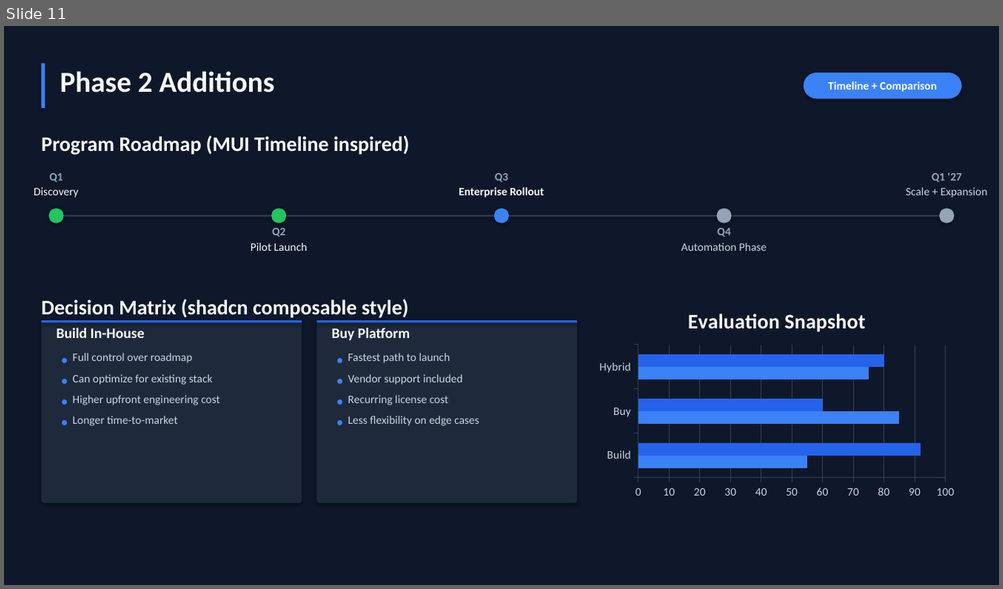
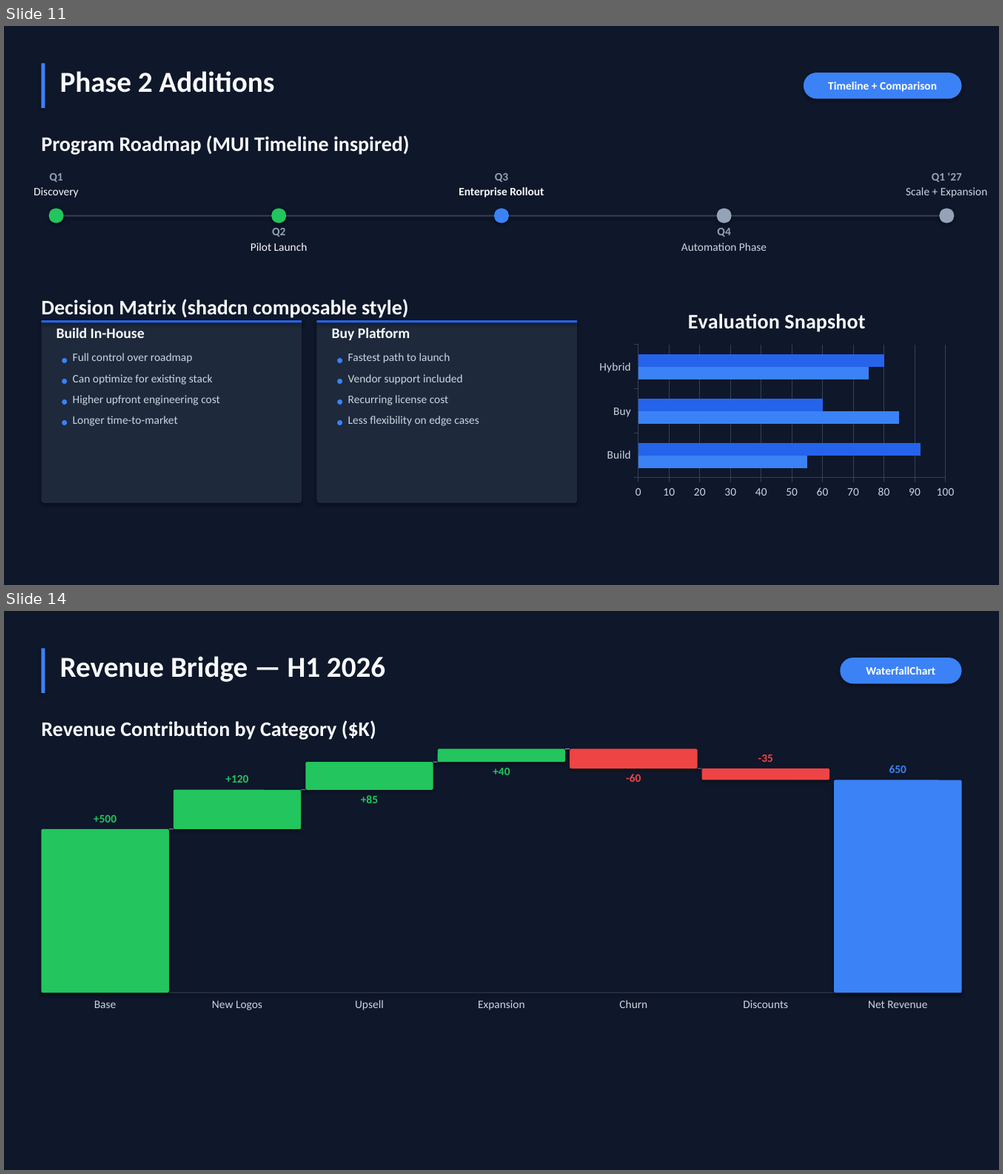
Before and after one commit to lhuasheng/PowerpointComponents, a slide deck: examples/demo_dark.pptx. Shown one above the other, each under a label of ours: slide 11 before the commit, slides 11 and 14 after it; the slides between them are not shown. The pictures are 1003x589 and 1003x1174 pixels, drawn with LibreOffice and Linux fonts; fonts in the diff are those of the drawing. Boxes give left, top, right and bottom in pixels: in the first picture for what was removed or moved away, otherwise in the second. Text is boxed around its words. In the diff, an @@ line names an element or a change of style, - is before the commit and + after.

```diff
--- a/examples/demo_dark.pptx
+++ b/examples/demo_dark.pptx
@@ slide 14 added at (x1=4, y1=611, x2=999, y2=1170), background #0F172A @@
@@ rectangle added at (x1=41, y1=648, x2=45, y2=693), fill #3B82F6 @@
@@ text added at (x1=60, y1=656, x2=385, y2=682), 28 pt, text #F8FAFC, bold @@
+Revenue Bridge — H1 2026
@@ rounded rectangle added at (x1=839, y1=658, x2=962, y2=684), fill #3B82F6, 11 pt, text #FFFFFF, bold @@
+WaterfallChart
@@ text added at (x1=41, y1=721, x2=376, y2=740), 20 pt, text #F8FAFC, bold @@
+Revenue Contribution by Category ($K)
@@ rounded rectangle added at (x1=305, y1=763, x2=433, y2=790), fill #22C55E @@
@@ rectangle added at (x1=433, y1=762, x2=438, y2=763), fill #94A3B8 @@
@@ rounded rectangle added at (x1=438, y1=749, x2=565, y2=763), fill #22C55E @@
@@ rectangle added at (x1=565, y1=749, x2=569, y2=749), fill #94A3B8 @@
@@ rounded rectangle added at (x1=569, y1=749, x2=697, y2=769), fill #EF4444 @@
@@ text added at (x1=758, y1=755, x2=773, y2=762), 11 pt, text #EF4444, bold @@
+-35
@@ text added at (x1=889, y1=765, x2=906, y2=773), 11 pt, text #3B82F6, bold @@
+650
@@ text added at (x1=225, y1=775, x2=248, y2=783), 11 pt, text #22C55E, bold @@
++120
@@ text added at (x1=492, y1=768, x2=509, y2=775), 11 pt, text #22C55E, bold @@
++40
@@ text added at (x1=626, y1=774, x2=640, y2=782), 11 pt, text #EF4444, bold @@
+-60
@@ rectangle added at (x1=697, y1=769, x2=702, y2=769), fill #94A3B8 @@
@@ rounded rectangle added at (x1=702, y1=769, x2=829, y2=780), fill #EF4444 @@
@@ rounded rectangle added at (x1=834, y1=780, x2=962, y2=993), fill #3B82F6 @@
@@ rounded rectangle added at (x1=173, y1=790, x2=301, y2=829), fill #22C55E @@
@@ rectangle added at (x1=301, y1=789, x2=305, y2=790), fill #94A3B8 @@
@@ text added at (x1=361, y1=795, x2=378, y2=803), 11 pt, text #22C55E, bold @@
++85
@@ rounded rectangle added at (x1=41, y1=829, x2=169, y2=993), fill #22C55E @@
@@ text added at (x1=94, y1=815, x2=116, y2=823), 11 pt, text #22C55E, bold @@
++500
@@ rectangle added at (x1=169, y1=829, x2=173, y2=829), fill #94A3B8 @@
@@ rectangle added at (x1=41, y1=992, x2=962, y2=993), fill #334155 @@
@@ text added at (x1=94, y1=1001, x2=116, y2=1008), 11 pt, text #CBD5E1 @@
+Base
@@ text added at (x1=212, y1=1001, x2=262, y2=1011), 11 pt, text #CBD5E1 @@
+New Logos
@@ text added at (x1=355, y1=1000, x2=384, y2=1011), 11 pt, text #CBD5E1 @@
+Upsell
@@ text added at (x1=478, y1=1000, x2=525, y2=1011), 11 pt, text #CBD5E1 @@
+Expansion
@@ text added at (x1=619, y1=1000, x2=647, y2=1008), 11 pt, text #CBD5E1 @@
+Churn
@@ text added at (x1=743, y1=1000, x2=788, y2=1008), 11 pt, text #CBD5E1 @@
+Discounts
@@ text added at (x1=868, y1=1001, x2=927, y2=1008), 11 pt, text #CBD5E1 @@
+Net Revenue
```
Also in this commit, not shown: 2 other slides added, 15 other files.
